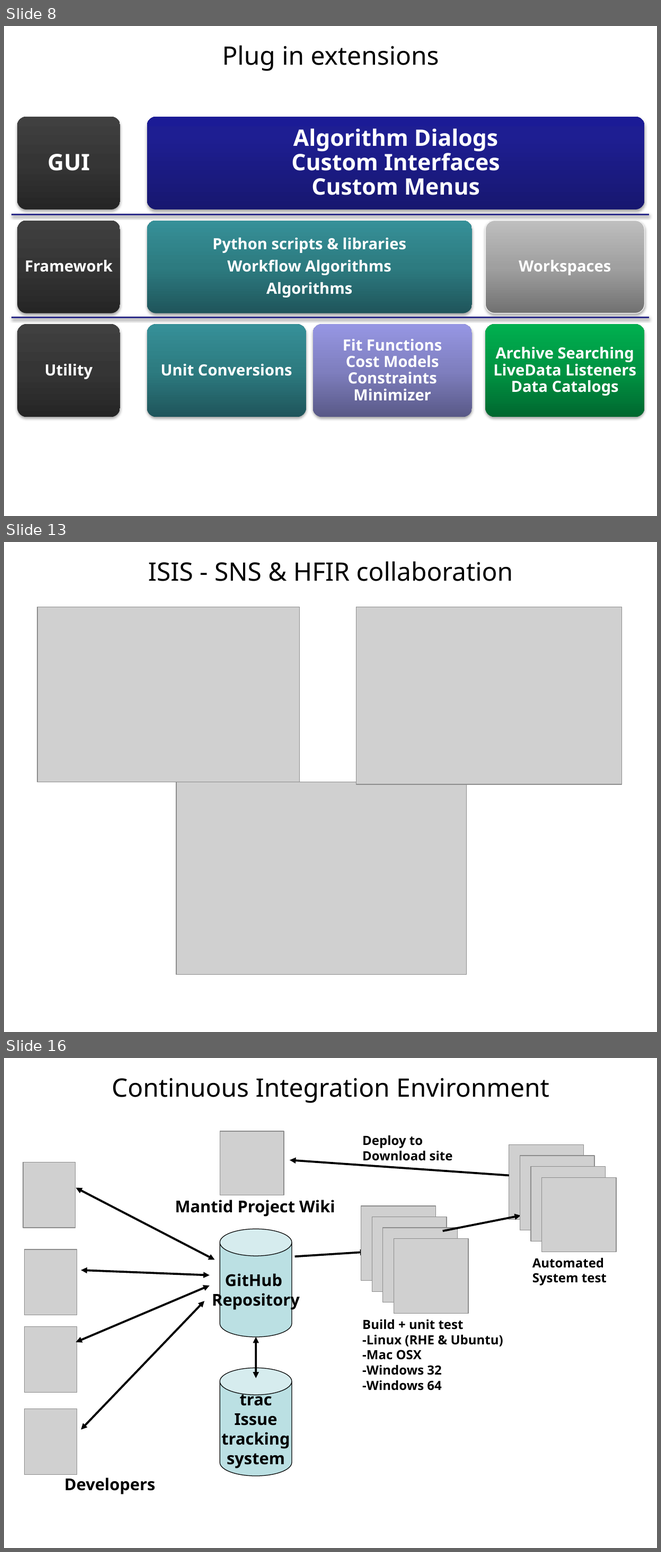
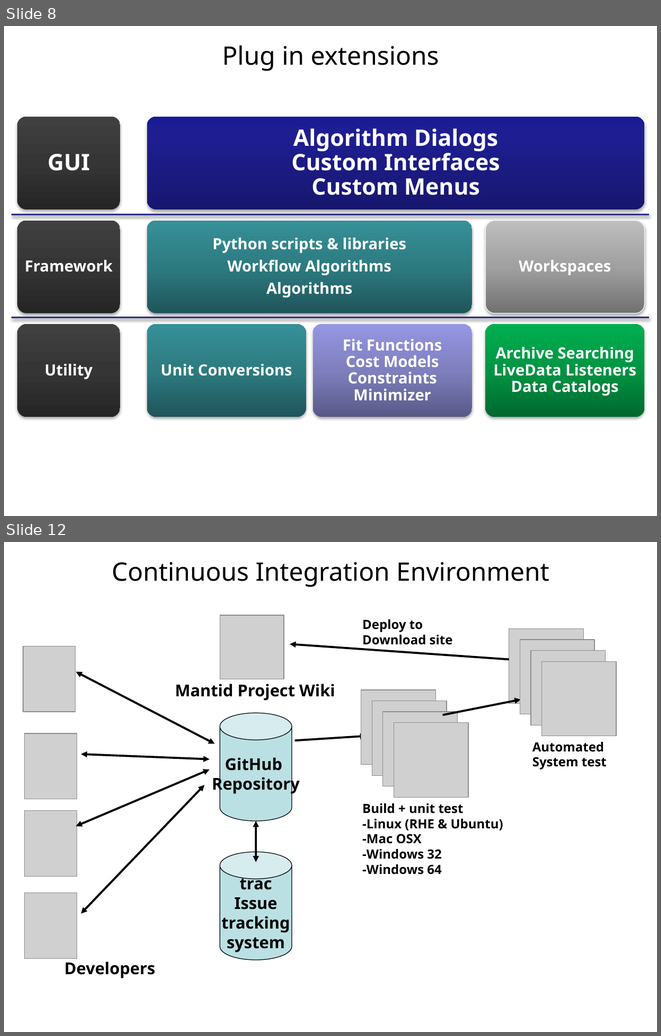
Before and after one commit to mantidproject/documents, a slide deck: Presentations/NOBUGS 2012/Talks/The Mantid Model/The Mantid Model 2012.pptx. Shown one above the other, each under a label of ours: slides 8, 13 and 16 before the commit, slides 8 and 12 after it; the slides between them are not shown. The pictures are 661x1552 and 661x1036 pixels, drawn with LibreOffice and Linux fonts; fonts in the diff are those of the drawing; grey boxes stand for pictures; background and template pictures are left out. Boxes give left, top, right and bottom in pixels: in the first picture for what was removed or moved away, otherwise in the second. Text is boxed around its words. In the diff, an @@ line names an element or a change of style, - is before the commit and + after.

```diff
--- a/Presentations/NOBUGS 2012/Talks/The Mantid Model/The Mantid Model 2012.pptx
+++ b/Presentations/NOBUGS 2012/Talks/The Mantid Model/The Mantid Model 2012.pptx
@@ slide 13 removed at [4,542,657,1032], background #FFFFFF @@
@@ title removed at [148,561,513,581] @@
-ISIS - SNS & HFIR collaboration
@@ picture removed at [37,607,300,782] @@
@@ picture removed at [356,607,621,784] @@
@@ picture removed at [176,782,466,974] @@
@@ what was slide 16 is now slide 12 @@
```
Also in this commit, not shown: 6 slides changed, 4 slides added, 6 other slides removed.
